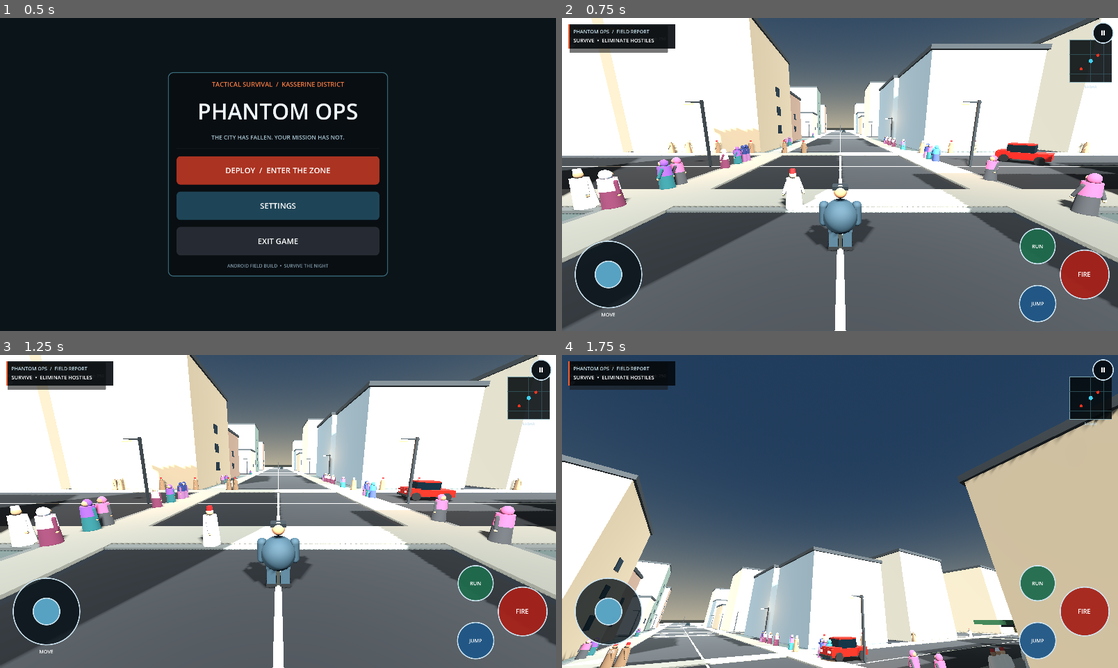
Above: before the commit, frames 1-4 (two rows, left to right).
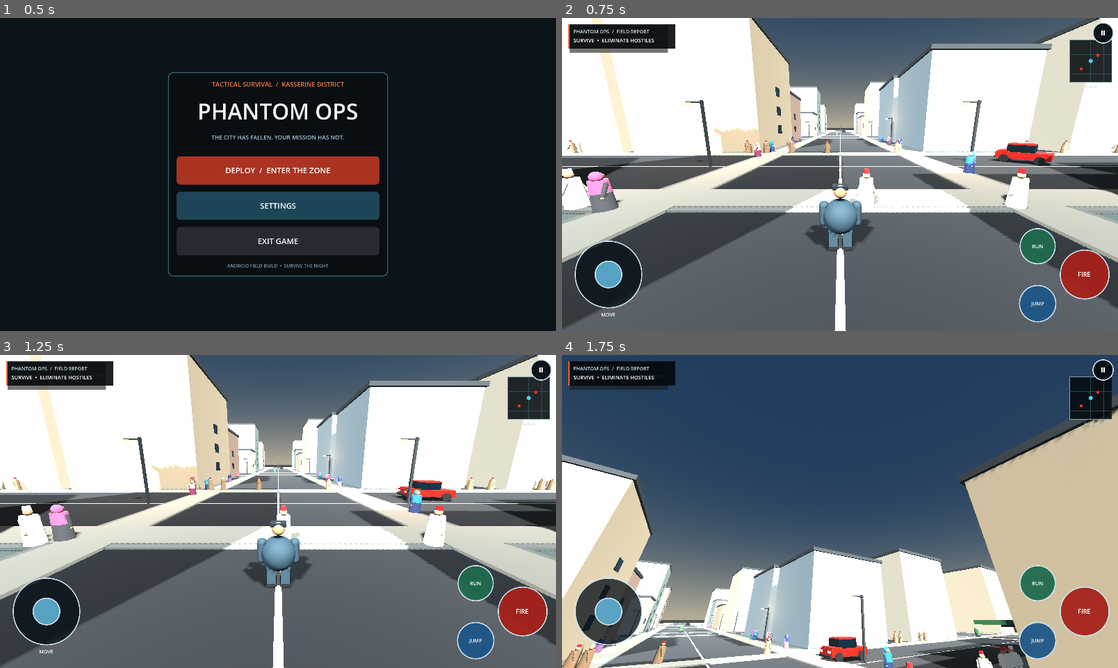
Above: after the commit, the same moments.

Repository: Gass-OS/Phantom-Ops
Game: Godot game, scene res://scenes/main_menu.tscn
Same seed, same stepped clock (60 frames per second), same inputs: the game is played once before the commit and once after it.
Inputs (mouse positions are in pixels of both pictures, inside the frame that each line leads up to):
- Up to frame 1 (0.5 s): no input
- Up to frame 2 (0.75 s): click "DEPLOY / ENTER THE ZONE" at 0.5 s
- Up to frame 3 (1.25 s): no input
- Up to frame 4 (1.75 s): tap Enter (ui_accept) at 1.25 s; drag from (840, 511) to (895, 442) at 1.27 s

Frame 1 is identical in both runs. In frame 2, 4.6% of the frame differs, in the area x 0-100%, y 35-64%; in frame 3, 4.5%; in frame 4, 2.0%.

Commit message:
Fix pedestrian spacing, native district detail, road trees and vehicle collisions

Diff:
--- a/project/scripts/city_expansion.gd
+++ b/project/scripts/city_expansion.gd
@@ -7,7 +7,7 @@
 @export_range(2, 5) var district_radius := 3
 @export var block_spacing := 56.0
 @export var traffic_count := 18
-@export var extra_citizens := 64
+@export var extra_citizens := 24
 
 var rng := RandomNumberGenerator.new()
 var wall_mats: Array[StandardMaterial3D] = []
@@ -199,14 +199,17 @@
 			pole.add_child(light)
 
 func _spawn_residents() -> void:
+	# Spread residents over the whole district instead of stacking them on a few lanes.
 	for i in range(extra_citizens):
 		var person = Citizen.new()
 		person.is_female = (i % 2 == 1)
 		person.variant = i + 20
 		person.spawn_near_center = true
 		person.spawn_center = Vector3.ZERO
-		person.spawn_radius = 155.0
+		person.spawn_radius = 150.0
 		person.axis = i % 2
-		person.lane = float(rng.randi_range(-district_radius, district_radius)) * block_spacing + (9.2 if i % 3 == 0 else -9.2)
+		var road_index := posmod(i * 3 + int(i / 5), district_radius * 2 + 1) - district_radius
+		var side_offset := 9.2 if (i / 2) % 2 == 0 else -9.2
+		person.lane = float(road_index) * block_spacing + side_offset
 		add_child(person)
 		person.position.y = 0.92
